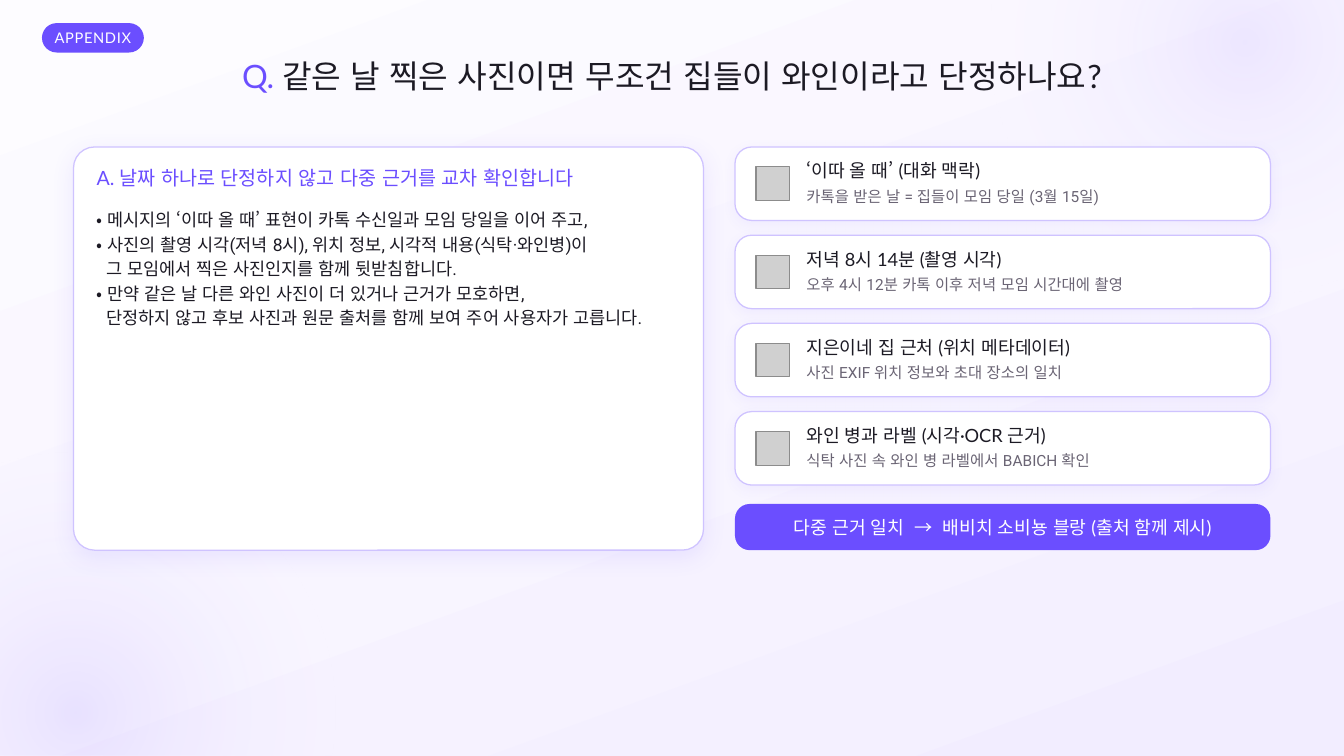
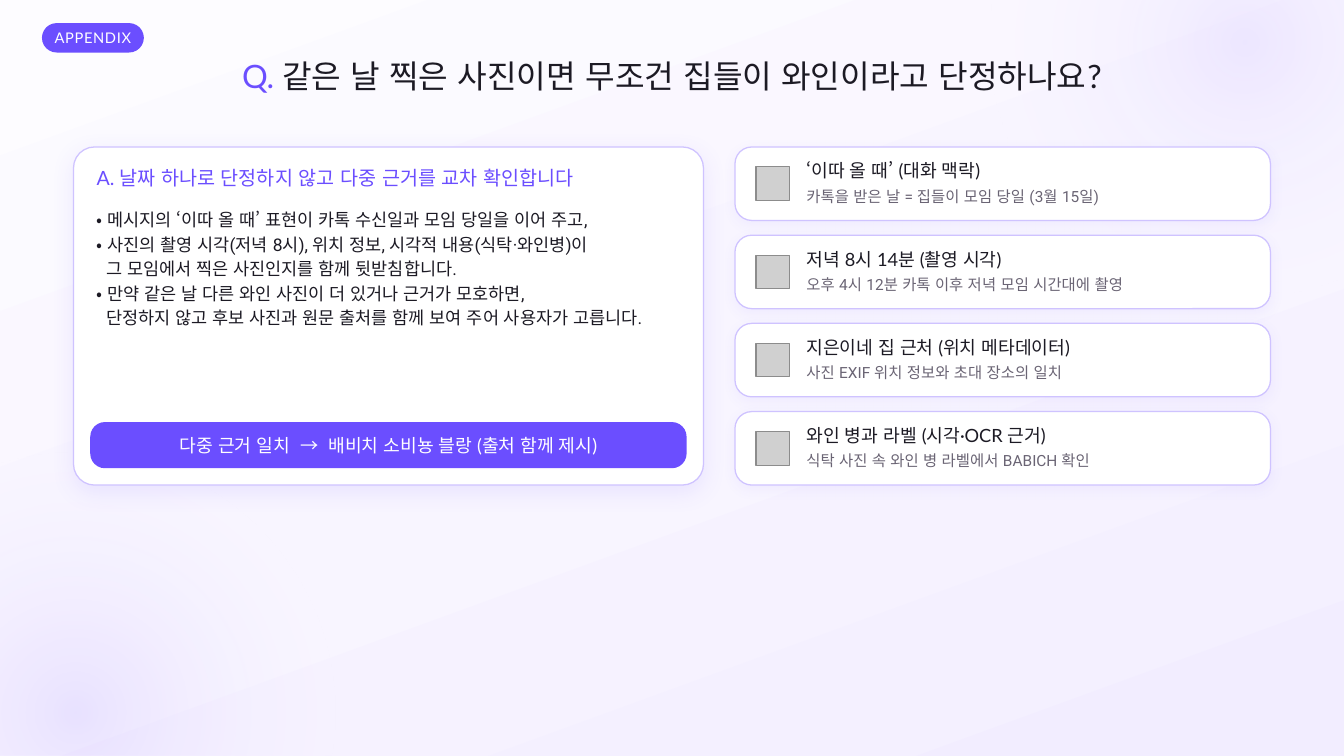
Before and after one commit to SB-Jo/t3, a slide deck: slide 25 of weave/결선준비/09_HowItWorks/HowItWorks_Argon.pptx. Drawn at 1344x756 pixels with LibreOffice and Linux fonts; fonts in the diff are those of the drawing; grey boxes stand for pictures. Boxes give left, top, right and bottom in pixels: in the first picture for what was removed or moved away, otherwise in the second. Text is boxed around its words. In the diff, an @@ line names an element or a change of style, - is before the commit and + after.

```diff
--- a/weave/결선준비/09_HowItWorks/HowItWorks_Argon.pptx
+++ b/weave/결선준비/09_HowItWorks/HowItWorks_Argon.pptx
@@ rounded rectangle: place and size @@
-rounded rectangle at <box>74,147,704,551</box>
+rounded rectangle at <box>74,147,704,485</box>
@@ rounded rectangle at <box>74,147,704,485</box>: proportions changed @@
@@ text "다중 근거 일치 → 배비치 ...": place and size @@
-text "다중 근거 일치 → 배비치 ..." at <box>794,519,1211,537</box>
+text "다중 근거 일치 → 배비치 ..." at <box>180,437,597,455</box>
@@ rounded rectangle: place and size @@
-rounded rectangle at <box>735,504,1270,551</box>
+rounded rectangle at <box>91,422,688,469</box>
```
Also in this commit, not shown: 10 other slides changed, 15 other files.
